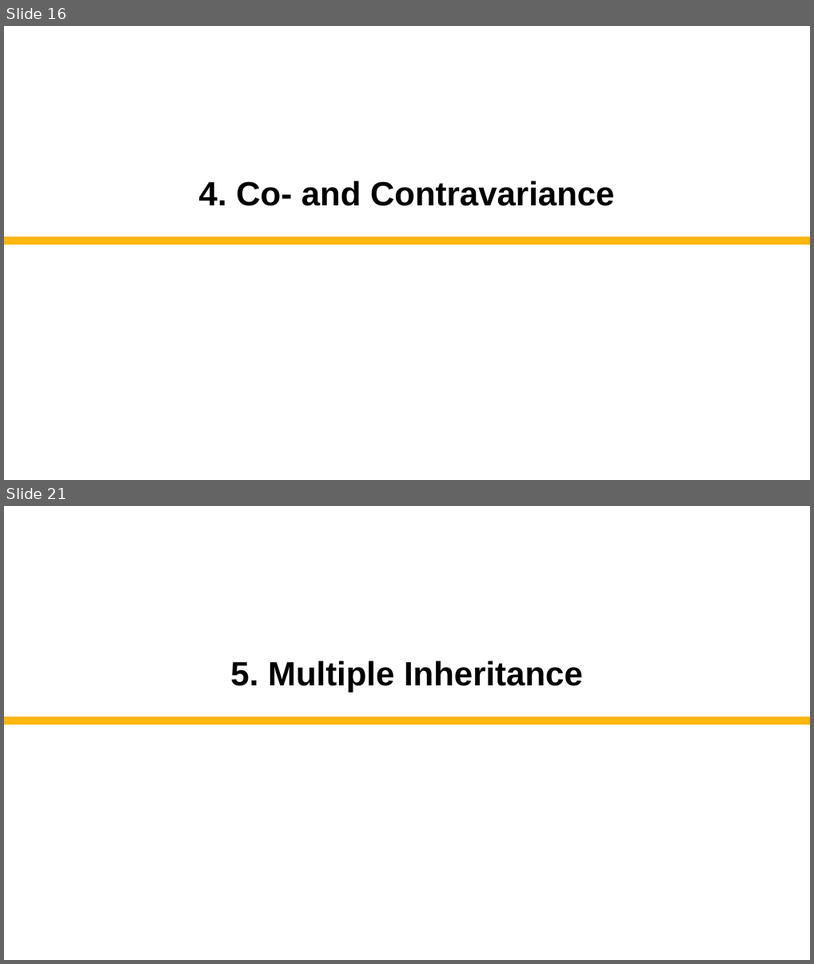
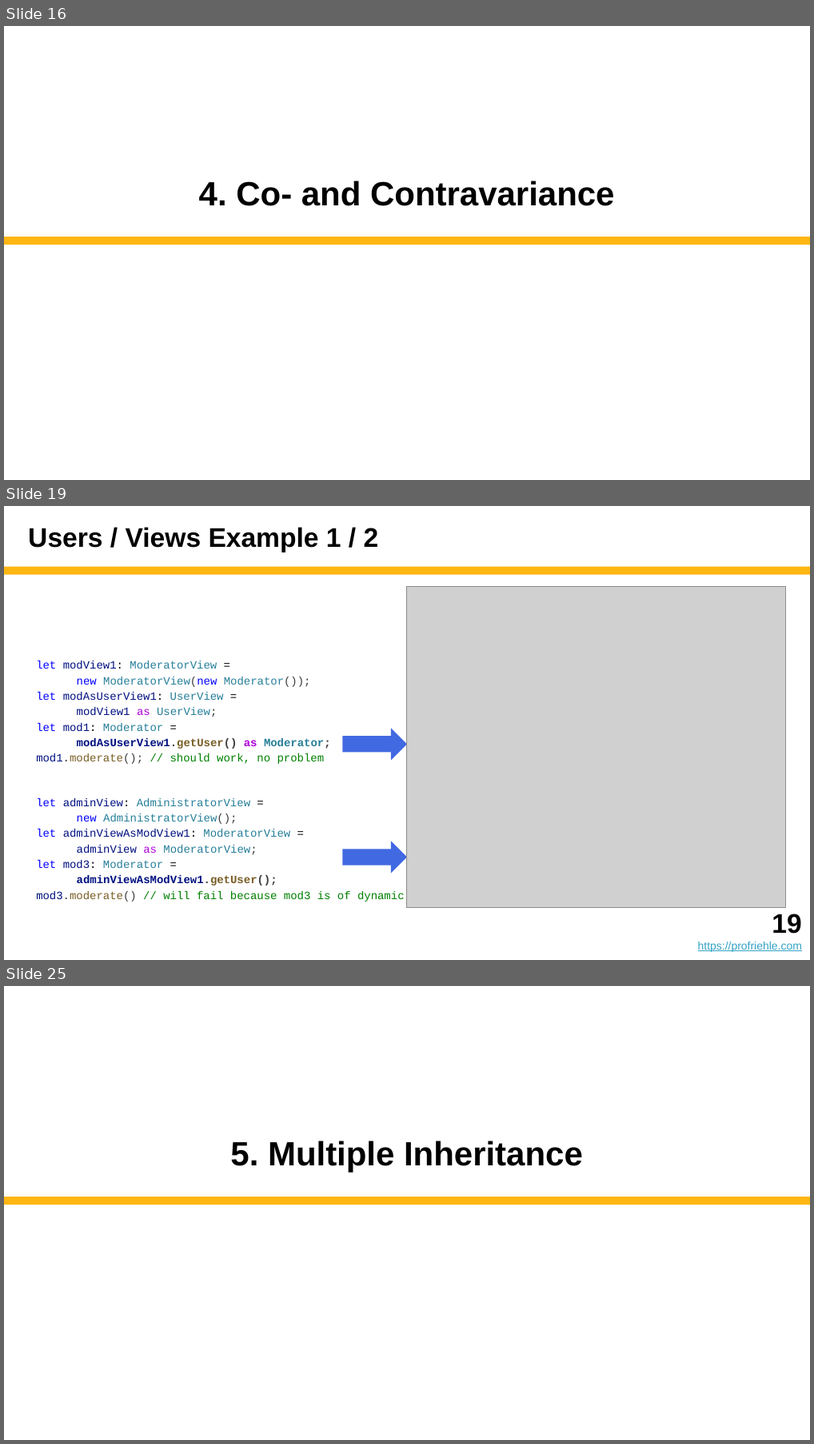
Before and after one commit to dirkriehle/adap-course, a slide deck: Lecture slides/ADAP B03 - Subtyping and Inheritance.pptx. Shown one above the other, each under a label of ours: slides 16 and 21 before the commit, slides 16, 19 and 25 after it; the slides between them are not shown. The pictures are 814x964 and 814x1444 pixels, drawn with LibreOffice and Linux fonts; fonts in the diff are those of the drawing; grey boxes stand for pictures. Boxes give left, top, right and bottom in pixels: in the first picture for what was removed or moved away, otherwise in the second. Text is boxed around its words. In the diff, an @@ line names an element or a change of style, - is before the commit and + after.

```diff
--- a/Lecture slides/ADAP B03 - Subtyping and Inheritance.pptx
+++ b/Lecture slides/ADAP B03 - Subtyping and Inheritance.pptx
@@ slide 19 added at <box>4,506,810,960</box>, background #FFFFFF @@
@@ title added at <box>28,527,379,552</box>, 24 pt, text #000000, bold @@
+Users / Views Example 1 / 2
@@ rectangle added at <box>4,567,810,575</box>, fill #FEB612 @@
@@ picture added at <box>407,587,786,907</box> @@
@@ text added at <box>36,660,331,764</box>, 10 pt, text #267F99 @@
+let modView1: ModeratorView =
+new ModeratorView(new Moderator());
+let modAsUserView1: UserView =
+modView1 as UserView;
+let mod1: Moderator =
+modAsUserView1.getUser() as Moderator;
+mod1.moderate(); // should work, no problem
@@ right arrow added at <box>342,728,407,760</box>, fill #4169E1 @@
@@ text added at <box>36,798,405,901</box>, 10 pt, text #267F99 @@
+let adminView: AdministratorView =
+new AdministratorView();
+let adminViewAsModView1: ModeratorView =
+adminView as ModeratorView;
+let mod3: Moderator =
+adminViewAsModView1.getUser();
+mod3.moderate() // will fail because mod3 is of dynamic type User
@@ right arrow added at <box>342,840,407,873</box>, fill #4169E1 @@
@@ text added at <box>698,913,802,952</box>, 10 pt, text #34A3C5, underline @@
+19
+https://profriehle.com
@@ what was slide 21 is now slide 25 @@
```
Also in this commit, not shown: 6 slides changed, 3 other slides added, 3 other files.
